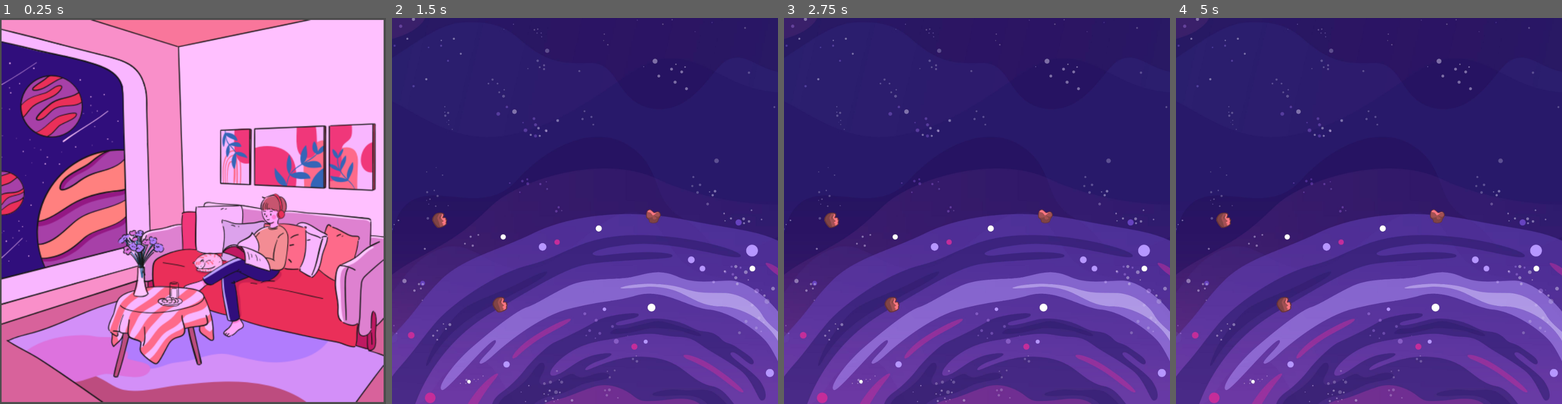
Above: before the commit, frames 1-4 (left to right).
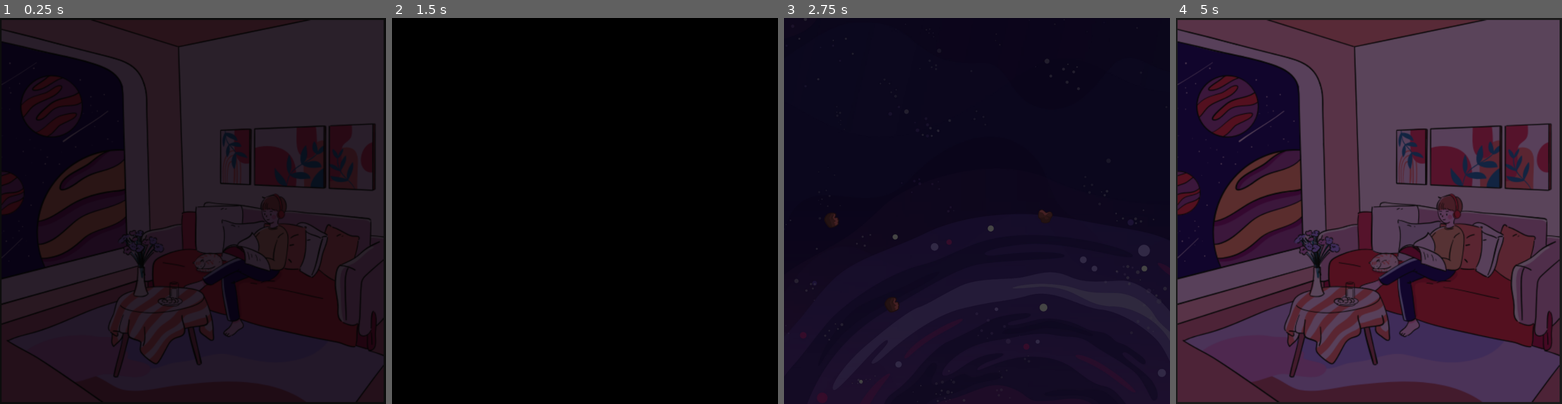
Above: after the commit, the same moments.

Repository: burmesepotato/godot-scene-transition
Game: Godot game, scene res://scenes/living_room.tscn
The game is run twice, just before and just after one commit, with the same random seed, the same clock (stepped at 60 frames per second) and the same inputs.
Inputs (mouse positions are in pixels of both pictures, inside the frame that each line leads up to):
- Up to frame 1 (0.25 s): no input
- Up to frame 2 (1.5 s): move the mouse to (449, 160) at 0.52 s; press the mouse at (449, 160) at 0.53 s; move the mouse to (507, 230) at 1.27 s; release the mouse at (507, 230) at 1.28 s; click (507, 230) at 1.35 s
- Up to frame 3 (2.75 s): move the mouse to (1015, 126) at 2.02 s; press the mouse at (1015, 126) at 2.03 s
- Up to frame 4 (5 s): move the mouse to (1349, 288) at 2.77 s; release the mouse at (1349, 288) at 2.78 s; click (1349, 288) at 2.85 s; move the mouse to (1484, 268) at 3.52 s; press the mouse at (1484, 268) at 3.53 s; tap Enter at 4.25 s; move the mouse to (1253, 153) at 4.27 s; release the mouse at (1253, 153) at 4.28 s; click (1253, 153) at 4.35 s

The runs differ from the first frame. In frame 1, 100% of the frame differs, in the area x 0-100%, y 0-100%; in frame 2, 100%; in frame 3, 100%; in frame 4, 100%.
Error after the commit: Cannot call method 'change_scene_to_file' on a null value. (res://scripts/transition_player.gd:12)

Commit message:
Fixes transition animation player. Adds Flowers scene

Diff:
--- /dev/null
+++ b/scenes/flowers.tscn
@@ -0,0 +1,28 @@
+[gd_scene load_steps=5 format=3 uid="uid://km07haflep1e"]
+
+[ext_resource type="Texture2D" uid="uid://c8002f108kxv0" path="res://assets/flowers.svg" id="1_51en4"]
+[ext_resource type="Script" uid="uid://d3nkdtb76dbk" path="res://scripts/flowers.gd" id="1_p1flh"]
+[ext_resource type="PackedScene" uid="uid://duejuwnquekhy" path="res://scenes/transition_player.tscn" id="3_llf8o"]
+
+[sub_resource type="CircleShape2D" id="CircleShape2D_p1flh"]
+
+[node name="Flowers" type="Node2D"]
+script = ExtResource("1_p1flh")
+
+[node name="Flowers" type="Sprite2D" parent="."]
+position = Vector2(468, 529)
+scale = Vector2(2.10993, 2.10993)
+texture = ExtResource("1_51en4")
+
+[node name="Flower" type="Area2D" parent="Flowers"]
+
+[node name="CollisionShape2D" type="CollisionShape2D" parent="Flowers/Flower"]
+position = Vector2(-5.21346, -40.2857)
+scale = Vector2(5.55129, 5.55129)
+shape = SubResource("CircleShape2D_p1flh")
+
+[node name="TransitionPlayer" parent="." instance=ExtResource("3_llf8o")]
+
+[connection signal="input_event" from="Flowers/Flower" to="." method="_on_flower_clicked"]
+[connection signal="mouse_entered" from="Flowers/Flower" to="." method="_on_flower_mouse_entered"]
+[connection signal="mouse_exited" from="Flowers/Flower" to="." method="_on_flower_mouse_exited"]
--- a/scenes/living_room.tscn
+++ b/scenes/living_room.tscn
@@ -2,7 +2,7 @@
 
 [ext_resource type="Texture2D" uid="uid://boclp0r3weua6" path="res://assets/living-room.svg" id="1_4t8v1"]
 [ext_resource type="Script" uid="uid://65vq2mwpov1j" path="res://scripts/living_room.gd" id="1_a7140"]
-[ext_resource type="PackedScene" uid="uid://clgoigbvrr1ym" path="res://scenes/scene_transition_rect.tscn" id="3_dxoax"]
+[ext_resource type="PackedScene" uid="uid://duejuwnquekhy" path="res://scenes/transition_player.tscn" id="3_dxoax"]
 
 [sub_resource type="RectangleShape2D" id="RectangleShape2D_4t8v1"]
 size = Vector2(148.947, 233.158)
@@ -13,8 +13,6 @@
 
 [node name="LivingRoom" type="Node2D"]
 script = ExtResource("1_a7140")
-
-[node name="SceneTransitionRect" parent="." instance=ExtResource("3_dxoax")]
 
 [node name="LivingRoomSprite" type="Sprite2D" parent="."]
 position = Vector2(479, 480)
@@ -35,6 +33,11 @@
 position = Vector2(-67.3684, 68.9474)
 shape = SubResource("CapsuleShape2D_4t8v1")
 
+[node name="TransitionPlayer" parent="." instance=ExtResource("3_dxoax")]
+
 [connection signal="input_event" from="LivingRoomSprite/Window" to="." method="_on_spaceWindow_clicked"]
 [connection signal="mouse_entered" from="LivingRoomSprite/Window" to="." method="_on_spaceWindow_mouse_entered"]
 [connection signal="mouse_exited" from="LivingRoomSprite/Window" to="." method="_on_spaceWindow_mouse_exited"]
+[connection signal="input_event" from="LivingRoomSprite/FlowerVase" to="." method="_on_flowerVase_clicked"]
+[connection signal="mouse_entered" from="LivingRoomSprite/FlowerVase" to="." method="_on_flowerVase_mouse_entered"]
+[connection signal="mouse_exited" from="LivingRoomSprite/FlowerVase" to="." method="_on_flowerVase_mouse_exited"]
--- a/scenes/scene_transition_rect.tscn
+++ /dev/null
@@ -1,55 +0,0 @@
-[gd_scene load_steps=5 format=3 uid="uid://clgoigbvrr1ym"]
-
-[ext_resource type="Script" uid="uid://crx75qp01iy6d" path="res://scripts/scene_transition_rect.gd" id="1_2i8st"]
-
-[sub_resource type="Animation" id="Animation_gf1mu"]
-resource_name = "Fade"
-tracks/0/type = "value"
-tracks/0/imported = false
-tracks/0/enabled = true
-tracks/0/path = NodePath(".:modulate")
-tracks/0/interp = 1
-tracks/0/loop_wrap = true
-tracks/0/keys = {
-"times": PackedFloat32Array(0, 0.6),
-"transitions": PackedFloat32Array(1, 1),
-"update": 0,
-"values": [Color(1, 1, 1, 0), Color(1, 1, 1, 1)]
-}
-
-[sub_resource type="Animation" id="Animation_hxeox"]
-length = 0.001
-tracks/0/type = "value"
-tracks/0/imported = false
-tracks/0/enabled = true
-tracks/0/path = NodePath(".:modulate")
-tracks/0/interp = 1
-tracks/0/loop_wrap = true
-tracks/0/keys = {
-"times": PackedFloat32Array(0),
-"transitions": PackedFloat32Array(1),
-"update": 0,
-"values": [Color(1, 1, 1, 0)]
-}
-
-[sub_resource type="AnimationLibrary" id="AnimationLibrary_yqk57"]
-_data = {
-&"Fade": SubResource("Animation_gf1mu"),
-&"RESET": SubResource("Animation_hxeox")
-}
-
-[node name="SceneTransitionRect" type="ColorRect"]
-modulate = Color(1, 1, 1, 0)
-anchors_preset = 15
-anchor_right = 1.0
-anchor_bottom = 1.0
-grow_horizontal = 2
-grow_vertical = 2
-mouse_filter = 2
-color = Color(0, 0, 0, 1)
-script = ExtResource("1_2i8st")
-
-[node name="AnimationPlayer" type="AnimationPlayer" parent="."]
-libraries = {
-&"": SubResource("AnimationLibrary_yqk57")
-}
--- a/scenes/space.tscn
+++ b/scenes/space.tscn
@@ -1,11 +1,14 @@
-[gd_scene load_steps=3 format=3 uid="uid://brtyxhrva77nw"]
+[gd_scene load_steps=5 format=3 uid="uid://brtyxhrva77nw"]
 
 [ext_resource type="Texture2D" uid="uid://d3bmbfngfdv2b" path="res://assets/space.jpg" id="1_0ghfe"]
+[ext_resource type="Script" uid="uid://bntoeyhai73n4" path="res://scripts/space.gd" id="1_dtwn4"]
+[ext_resource type="PackedScene" uid="uid://duejuwnquekhy" path="res://scenes/transition_player.tscn" id="3_dtwn4"]
 
 [sub_resource type="RectangleShape2D" id="RectangleShape2D_0jl3r"]
 size = Vector2(1944.1, 1968.94)
 
 [node name="Space" type="Node2D"]
+script = ExtResource("1_dtwn4")
 
 [node name="SpaceSprite" type="Sprite2D" parent="."]
 position = Vector2(593, 483)
@@ -19,3 +22,9 @@
 [node name="CollisionShape2D" type="CollisionShape2D" parent="SpaceSprite/SpaceArea"]
 position = Vector2(988.613, 986.542)
 shape = SubResource("RectangleShape2D_0jl3r")
+
+[node name="TransitionPlayer" parent="." instance=ExtResource("3_dtwn4")]
+
+[connection signal="input_event" from="SpaceSprite/SpaceArea" to="." method="_on_spaceArea_mouse_clicked"]
+[connection signal="mouse_entered" from="SpaceSprite/SpaceArea" to="." method="_on_spaceArea_mouse_entered"]
+[connection signal="mouse_exited" from="SpaceSprite/SpaceArea" to="." method="_on_spaceArea_mouse_exited"]
--- /dev/null
+++ b/scenes/transition_player.tscn
@@ -0,0 +1,106 @@
+[gd_scene load_steps=6 format=3 uid="uid://duejuwnquekhy"]
+
+[ext_resource type="Script" uid="uid://eeilcmbwoocw" path="res://scripts/transition_player.gd" id="1_w3ie4"]
+
+[sub_resource type="Animation" id="Animation_w3ie4"]
+length = 0.001
+tracks/0/type = "value"
+tracks/0/imported = false
+tracks/0/enabled = true
+tracks/0/path = NodePath("TransitionPlayer/ColorRect:self_modulate")
+tracks/0/interp = 1
+tracks/0/loop_wrap = true
+tracks/0/keys = {
+"times": PackedFloat32Array(0),
+"transitions": PackedFloat32Array(1),
+"update": 0,
+"values": [Color(1, 1, 1, 1)]
+}
+tracks/1/type = "value"
+tracks/1/imported = false
+tracks/1/enabled = true
+tracks/1/path = NodePath("TransitionPlayer/ColorRect:visible")
+tracks/1/interp = 1
+tracks/1/loop_wrap = true
+tracks/1/keys = {
+"times": PackedFloat32Array(0),
+"transitions": PackedFloat32Array(1),
+"update": 1,
+"values": [true]
+}
+
+[sub_resource type="Animation" id="Animation_uow6c"]
+resource_name = "fade_in"
+tracks/0/type = "value"
+tracks/0/imported = false
+tracks/0/enabled = true
+tracks/0/path = NodePath("TransitionPlayer/ColorRect:self_modulate")
+tracks/0/interp = 1
+tracks/0/loop_wrap = true
+tracks/0/keys = {
+"times": PackedFloat32Array(0.1, 0.9),
+"transitions": PackedFloat32Array(1, 1),
+"update": 0,
+"values": [Color(1, 1, 1, 1), Color(1, 1, 1, 0)]
+}
+tracks/1/type = "value"
+tracks/1/imported = false
+tracks/1/enabled = true
+tracks/1/path = NodePath("TransitionPlayer/ColorRect:visible")
+tracks/1/interp = 1
+tracks/1/loop_wrap = true
+tracks/1/keys = {
+"times": PackedFloat32Array(0.0666667),
+"transitions": PackedFloat32Array(1),
+"update": 1,
+"values": [true]
+}
+
+[sub_resource type="Animation" id="Animation_s233w"]
+resource_name = "fade_out"
+tracks/0/type = "value"
+tracks/0/imported = false
+tracks/0/enabled = true
+tracks/0/path = NodePath("TransitionPlayer/ColorRect:self_modulate")
+tracks/0/interp = 1
+tracks/0/loop_wrap = true
+tracks/0/keys = {
+"times": PackedFloat32Array(0.1, 0.9),
+"transitions": PackedFloat32Array(1, 1),
+"update": 0,
+"values": [Color(1, 1, 1, 0), Color(1, 1, 1, 1)]
+}
+tracks/1/type = "value"
+tracks/1/imported = false
+tracks/1/enabled = true
+tracks/1/path = NodePath("TransitionPlayer/ColorRect:visible")
+tracks/1/interp = 1
+tracks/1/loop_wrap = true
+tracks/1/keys = {
+"times": PackedFloat32Array(0.9),
+"transitions": PackedFloat32Array(1),
+"update": 1,
+"values": [true]
+}
+
+[sub_resource type="AnimationLibrary" id="AnimationLibrary_s1nx7"]
+_data = {
+&"RESET": SubResource("Animation_w3ie4"),
+&"fade_in": SubResource("Animation_uow6c"),
+&"fade_out": SubResource("Animation_s233w")
+}
+
+[node name="TransitionPlayer" type="AnimationPlayer"]
+libraries = {
+&"": SubResource("AnimationLibrary_s1nx7")
+}
+script = ExtResource("1_w3ie4")
+
+[node name="ColorRect" type="ColorRect" parent="."]
+anchors_preset = 15
+anchor_right = 1.0
+anchor_bottom = 1.0
+grow_horizontal = 2
+grow_vertical = 2
+mouse_filter = 2
+color = Color(0, 0, 0, 1)
--- /dev/null
+++ b/scripts/flowers.gd
@@ -0,0 +1,15 @@
+extends Node2D
+
+@onready var transition_player := $TransitionPlayer
+
+func _on_flower_clicked(_viewport: Node, event: InputEvent, _shape_idx: int) -> void:
+	if event.is_action_pressed("MouseLeftClick"):
+		transition_player.transition_to("res://scenes/living_room.tscn")
+
+
+func _on_flower_mouse_entered() -> void:
+	Input.set_default_cursor_shape(Input.CURSOR_POINTING_HAND)
+
+
+func _on_flower_mouse_exited() -> void:
+	Input.set_default_cursor_shape(Input.CURSOR_ARROW)
--- a/scripts/living_room.gd
+++ b/scripts/living_room.gd
@@ -1,11 +1,11 @@
 extends Node2D
 
-@onready var _transition_rect := $SceneTransitionRect
+@onready var transition_player := $TransitionPlayer
+
 
 func _on_spaceWindow_clicked(_viewport: Node, event: InputEvent, _shape_idx: int) -> void:
 	if event.is_action_pressed("MouseLeftClick"):
-		print("clicked")
-		_transition_rect.transition_to("res://scenes/space.tscn")
+		transition_player.transition_to("res://scenes/space.tscn")
 
 
 func _on_spaceWindow_mouse_entered() -> void:
@@ -14,3 +14,16 @@
 
 func _on_spaceWindow_mouse_exited() -> void:
 	Input.set_default_cursor_shape(Input.CURSOR_ARROW)
+
+
+func _on_flowerVase_clicked(_viewport: Node, event: InputEvent, _shape_idx: int) -> void:
+	if event.is_action_pressed("MouseLeftClick"):
+		transition_player.transition_to("res://scenes/flowers.tscn")
+
+
+func _on_flowerVase_mouse_entered() -> void:
+	Input.set_default_cursor_shape(Input.CURSOR_POINTING_HAND)
+
+
+func _on_flowerVase_mouse_exited() -> void:
+	Input.set_default_cursor_shape(Input.CURSOR_ARROW)
--- a/scripts/scene_transition_rect.gd
+++ /dev/null
@@ -1,19 +0,0 @@
-extends ColorRect
-
-@export_file("*.tscn") var next_scene_path: String
-# ask for String, FILE type, filter "*.tscm"
-
-@onready var _anim_player := $AnimationPlayer
-# Can also do explicit typing instead of type inference
-# like- onready var _anim_player: AnimationPlayer = $AnimationPlayer
-# No performance differences cuz Godot figures out at compilation, not runtime.
-
-func _ready() -> void:
-	# Plays the animation backward to fade in
-	_anim_player.play_backwards("Fade")
-
-func transition_to(_next_scene := next_scene_path) -> void:
-	_anim_player.play("Fade")
-	await _anim_player.animation_finished
-
-	get_tree().change_scene_to_file(_next_scene)
--- /dev/null
+++ b/scripts/space.gd
@@ -0,0 +1,16 @@
+extends Node2D
+
+@onready var transition_player := $TransitionPlayer
+
+
+func _on_spaceArea_mouse_clicked(_viewport: Node, event: InputEvent, _shape_idx: int) -> void:
+	if event.is_action_pressed("MouseLeftClick"):
+		transition_player.transition_to("res://scenes/living_room.tscn")
+
+
+func _on_spaceArea_mouse_entered() -> void:
+	Input.set_default_cursor_shape(Input.CURSOR_POINTING_HAND)
+
+
+func _on_spaceArea_mouse_exited() -> void:
+	Input.set_default_cursor_shape(Input.CURSOR_ARROW)
--- /dev/null
+++ b/scripts/transition_player.gd
@@ -0,0 +1,12 @@
+extends AnimationPlayer
+
+@onready var transition_player := $"."
+
+func _ready():
+	transition_player.play("fade_in")
+
+func transition_to(next_scene_path: String) -> void:
+	transition_player.play("fade_out")
+
+	await transition_player.animation_finished
+	get_tree().change_scene_to_file(next_scene_path)
Not shown, added: scripts/flowers.gd.uid
Not shown, removed: scripts/scene_transition_rect.gd.uid
Not shown, added: scripts/space.gd.uid
Not shown, added: scripts/transition_player.gd.uid
